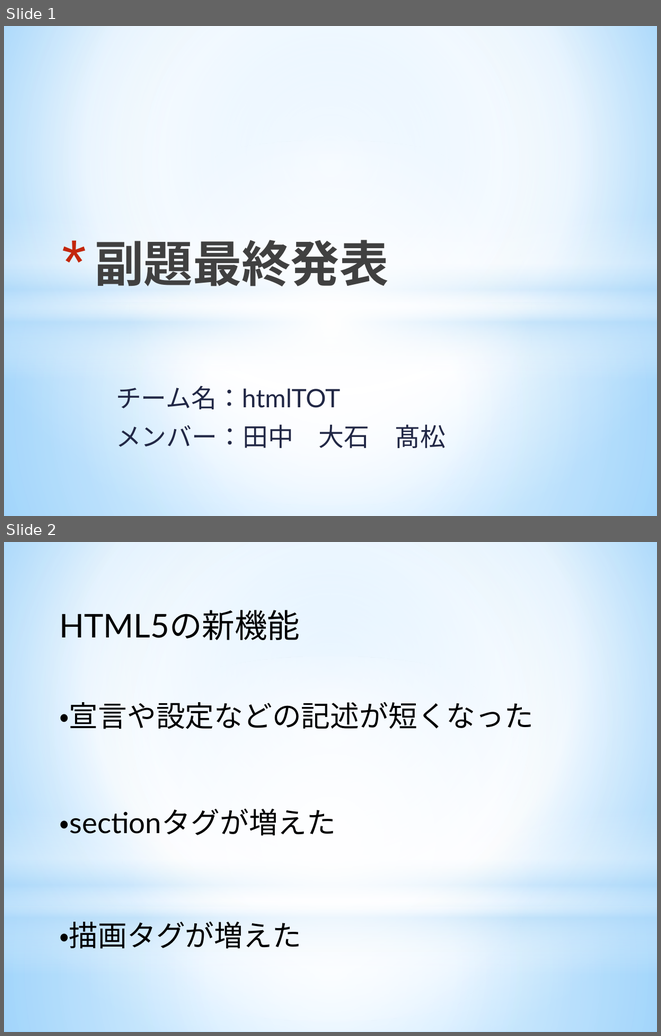
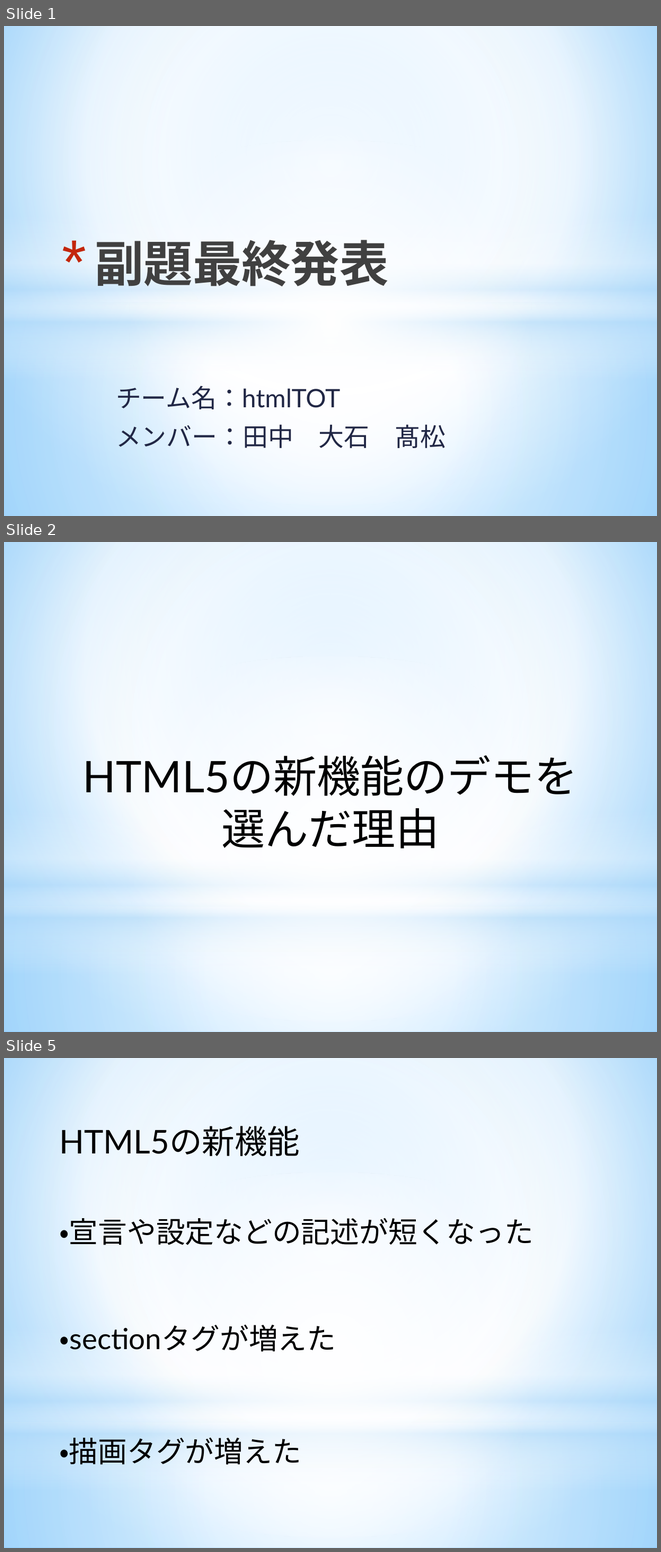
Before and after one commit to ooishitakamatutanaka/html5_final, a slide deck: 最終発表用.pptx. Shown one above the other, each under a label of ours: slides 1 and 2 before the commit, slides 1, 2 and 5 after it; the slides between them are not shown. The pictures are 661x1036 and 661x1552 pixels, drawn with LibreOffice and Linux fonts; fonts in the diff are those of the drawing. Boxes give left, top, right and bottom in pixels: in the first picture for what was removed or moved away, otherwise in the second. Text is boxed around its words. In the diff, an @@ line names an element or a change of style, - is before the commit and + after.

```diff
--- a/最終発表用.pptx
+++ b/最終発表用.pptx
@@ slide 2 added at <box>4,542,657,1032</box>, background gradient #9ED5FF to #FFFFFF to #5BB9FF; not listed: 4 template elements that a slide beside it also shows @@
@@ text added at <box>83,755,578,848</box>, 48 pt, text #000000 @@
+HTML5の新機能のデモを
+選んだ理由
@@ what was slide 2 is now slide 5 @@
```
Also in this commit, not shown: 3 slides changed, 3 other slides added.
